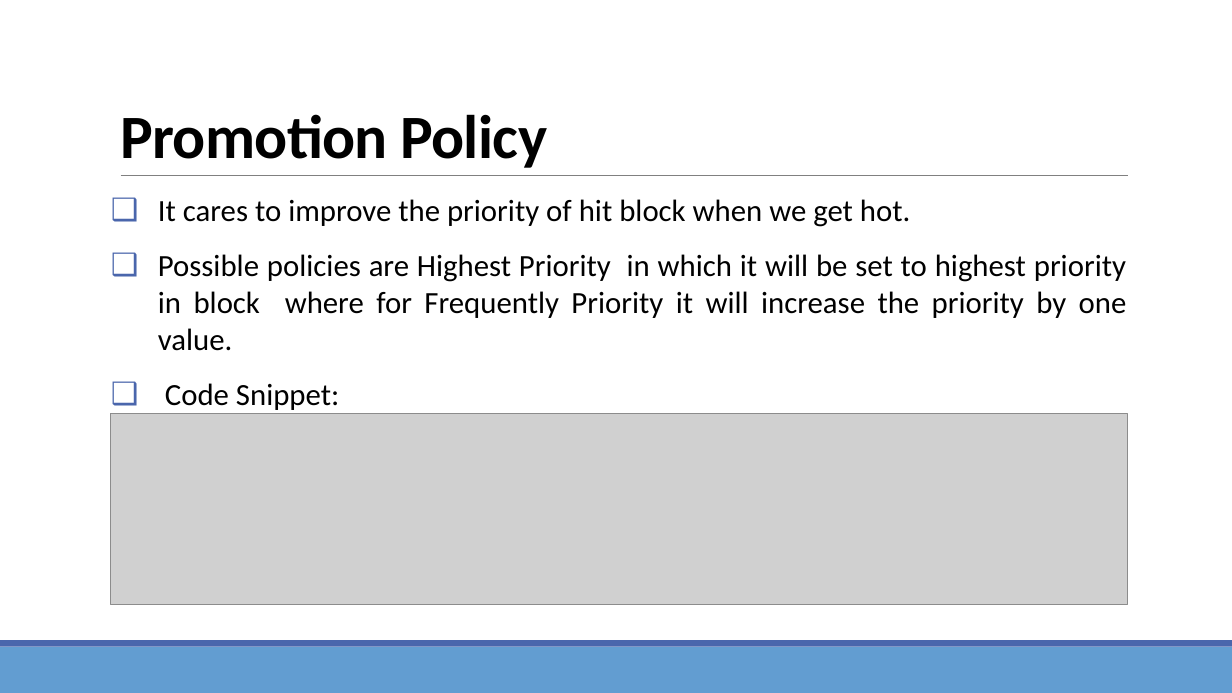
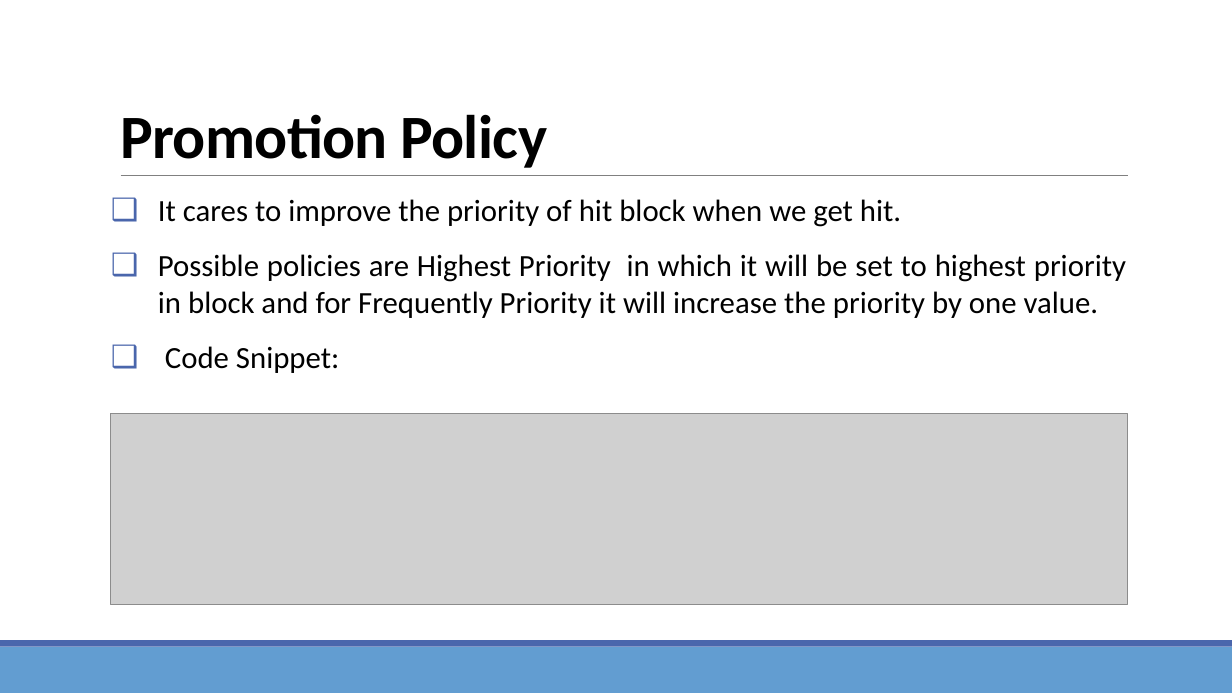
Before and after one commit to vadorvatsal/CSCI-5593_Advanced_Computer_Architecture, a slide deck: slide 10 of Project/ADPG_Project_Presentation.pptx. Drawn at 1232x693 pixels with LibreOffice and Linux fonts; fonts in the diff are those of the drawing; grey boxes stand for pictures. Boxes give left, top, right and bottom in pixels: in the first picture for what was removed or moved away, otherwise in the second. Text is boxed around its words. In the diff, an @@ line names an element or a change of style, - is before the commit and + after.

Commit message:
Updating

```diff
--- a/Project/ADPG_Project_Presentation.pptx
+++ b/Project/ADPG_Project_Presentation.pptx
@@ text at (158,199,1126,318): text changed @@
-❑ It cares to improve the priority of hit block when we get hot.
-❑ Possible policies are Highest Priority in which it will be set to highest priority in block where for Frequently Priority it will increase the priority by one value.
+❑ It cares to improve the priority of hit block when we get hit.
+❑ Possible policies are Highest Priority in which it will be set to highest priority in block and for Frequently Priority it will increase the priority by one value.
```
